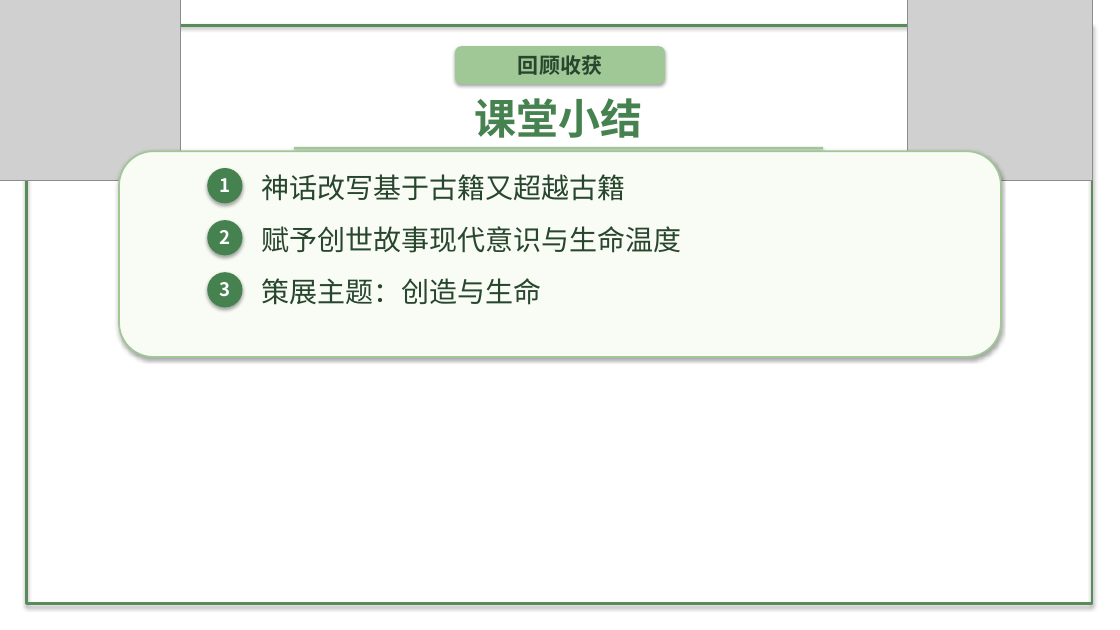
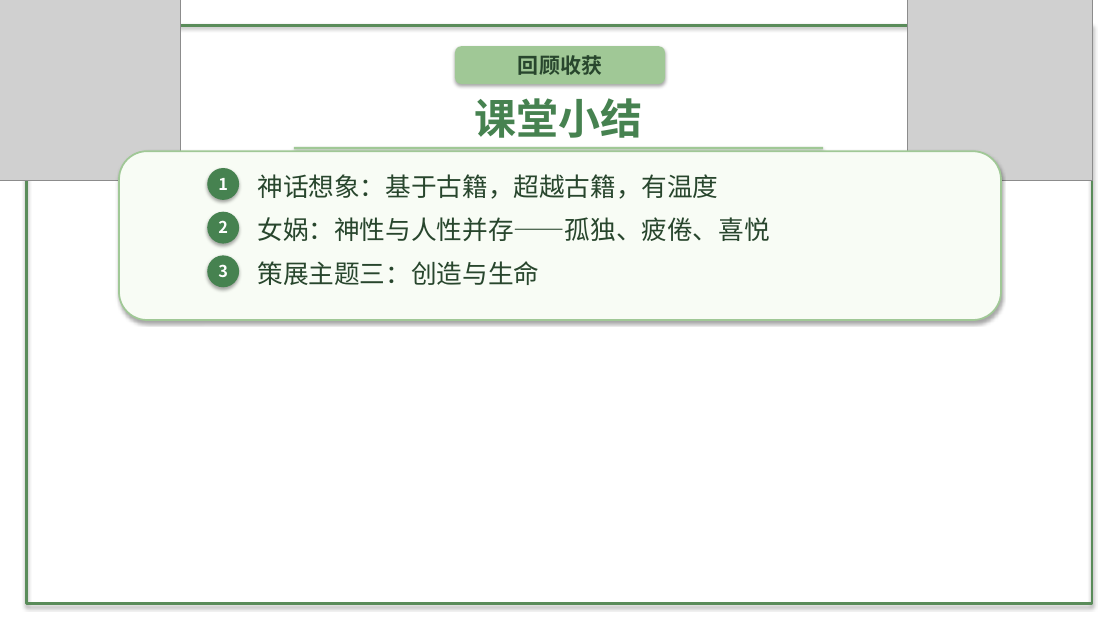
Before and after one commit to decemberlin54-del/declin, a slide deck: slide 7 of 第六单元PPT/第23课 女娲造人.pptx. Drawn at 1120x630 pixels with LibreOffice and Linux fonts; fonts in the diff are those of the drawing; grey boxes stand for pictures; background and template pictures are left out. Boxes give left, top, right and bottom in pixels: in the first picture for what was removed or moved away, otherwise in the second. Text is boxed around its words. In the diff, an @@ line names an element or a change of style, - is before the commit and + after.

```diff
--- a/第六单元PPT/第23课 女娲造人.pptx
+++ b/第六单元PPT/第23课 女娲造人.pptx
@@ rounded rectangle resized from (x1=119, y1=151, x2=1002, y2=357) to (x1=119, y1=151, x2=1002, y2=320) @@
@@ ellipse resized from (x1=208, y1=168, x2=243, y2=203) to (x1=208, y1=168, x2=239, y2=200) @@
@@ text at (x1=257, y1=174, x2=718, y2=199): text changed; size 24 to 22 pt @@
-神话改写基于古籍又超越古籍
+神话想象：基于古籍，超越古籍，有温度
@@ text "2" moved from (x1=219, y1=230, x2=230, y2=244) to (x1=218, y1=220, x2=228, y2=233) @@
@@ ellipse resized from (x1=208, y1=220, x2=243, y2=255) to (x1=208, y1=212, x2=239, y2=244) @@
@@ text at (x1=257, y1=217, x2=769, y2=241): text changed; size 24 to 22 pt @@
-赋予创世故事现代意识与生命温度
+女娲：神性与人性并存——孤独、疲倦、喜悦
@@ size 16 to 14 pt in 3 elements at (x1=218, y1=178, x2=228, y2=190), (x1=218, y1=220, x2=228, y2=233), (x1=218, y1=264, x2=228, y2=277) @@
@@ text "3" moved from (x1=219, y1=282, x2=230, y2=296) to (x1=218, y1=264, x2=228, y2=277) @@
@@ ellipse resized from (x1=208, y1=272, x2=243, y2=308) to (x1=208, y1=255, x2=239, y2=287) @@
@@ text at (x1=257, y1=261, x2=539, y2=285): text changed; size 24 to 22 pt @@
-策展主题：创造与生命
+策展主题三：创造与生命
```
Also in this commit, not shown: 2 other slides changed, 4 slides added, 4 slides removed, 6 other files.
